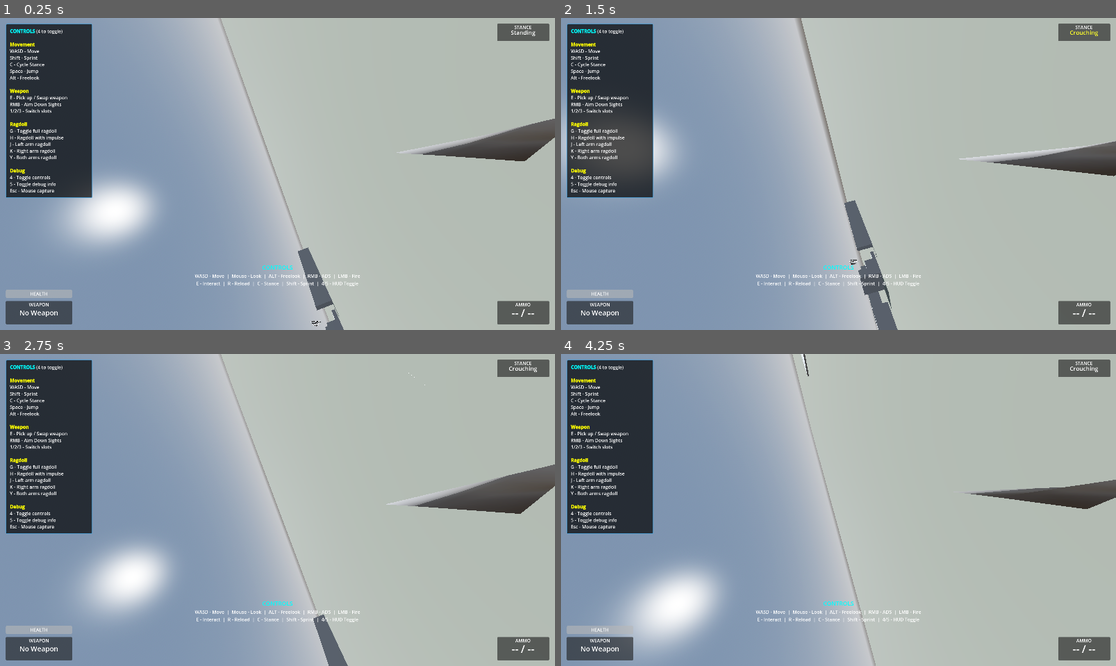
Above: before the commit, frames 1-4 (two rows, left to right).
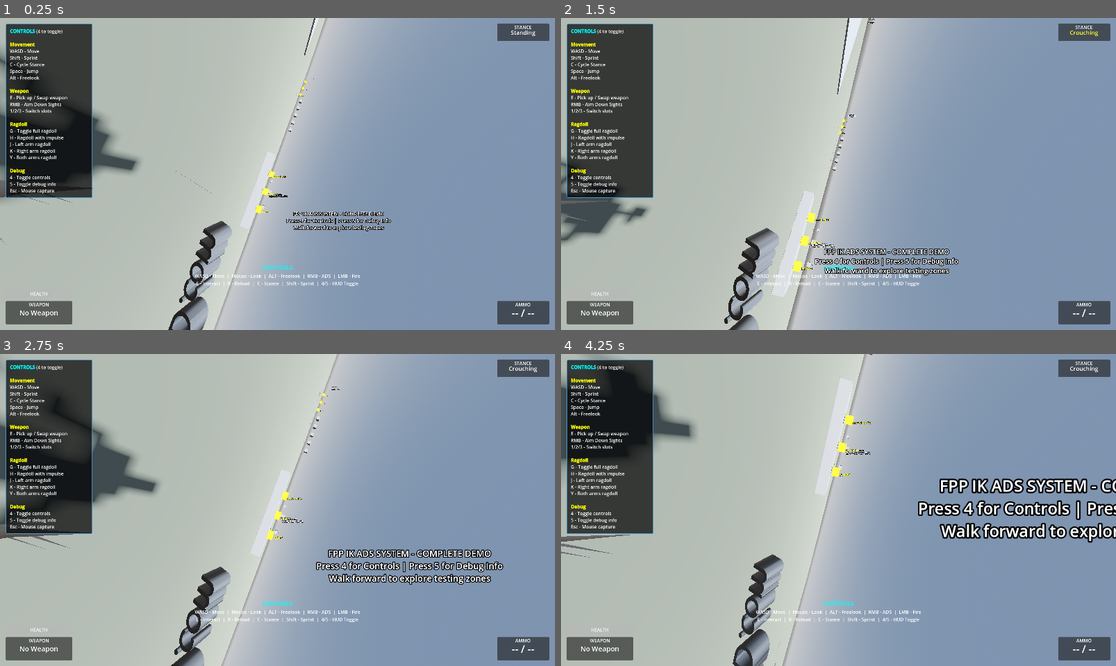
Above: after the commit, the same moments.

Repository: lmf-git/fpp-ik-ads
Game: Godot game, scene res://scenes/enhanced_demo.tscn
The game is run twice, just before and just after one commit, with the same random seed, the same clock (stepped at 60 frames per second) and the same inputs.
Inputs (mouse positions are in pixels of both pictures, inside the frame that each line leads up to):
- Up to frame 1 (0.25 s): no input
- Up to frame 2 (1.5 s): tap Enter at 0.5 s; move the mouse to (866, 174) at 0.52 s; hold Right mouse button (aim_down_sights) 0.53-1.28 s; hold W (move_forward) from 0.53 s (still down); click (866, 174) at 0.67 s; tap Space (jump) at 0.77 s; move the mouse to (810, 174) at 1.27 s; tap C (crouch) at 1.35 s
- Up to frame 3 (2.75 s): keep holding W (move_forward); tap Space (jump) at 1.52 s; move the mouse to (288, 503) at 2.02 s; press the mouse at (288, 503) at 2.03 s
- Up to frame 4 (4.25 s): keep holding W (move_forward); move the mouse to (832, 516) at 2.77 s; release the mouse at (832, 516) at 2.78 s; tap Alt (freelook) at 2.85 s; click (832, 516) at 2.92 s; tap Space (jump) at 3.02, 3.77 s; move the mouse to (877, 513) at 3.52 s; tap E (interact) at 3.6 s

The runs differ from the first frame. In frame 1, 75% of the frame differs, in the area x 0-100%, y 0-100%; in frame 2, 76%; in frame 3, 74%; in frame 4, 79%.

Commit message:
Fix FPS camera to point forward instead of left

Diff:
--- a/scripts/components/camera_controller_component.gd
+++ b/scripts/components/camera_controller_component.gd
@@ -220,8 +220,8 @@
 
 		# In FPS mode, camera handles pitch only
 		# Character model's 180° rotation is inherited through bone attachment
-		# Camera needs -90° Y rotation to face forward (character model is rotated 180°)
-		fps_camera.rotation = Vector3(camera_x_rotation, -PI/2, 0)
+		# Camera needs +90° Y rotation to face forward (character model is rotated 180°)
+		fps_camera.rotation = Vector3(camera_x_rotation, PI/2, 0)
 
 ## Update ADS (Aim Down Sights) FOV
 func update_ads(delta: float, is_aiming: bool) -> void:
